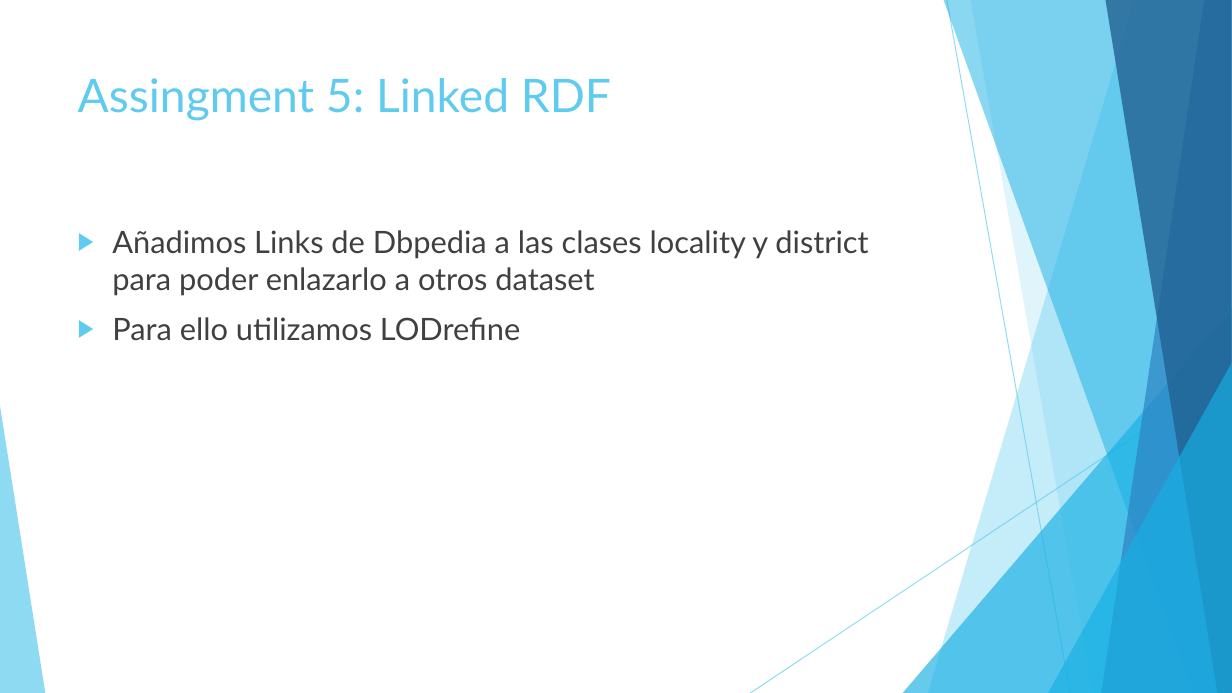
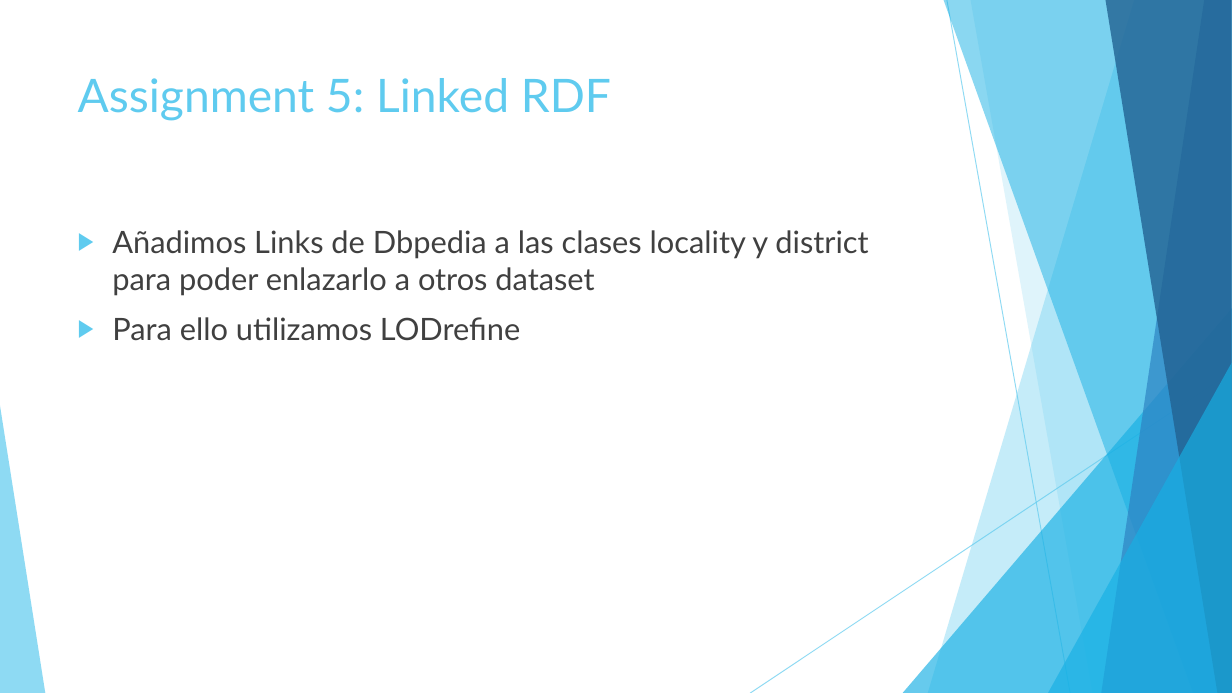
Before and after one commit to FacultadInformatica-LinkedData/Curso2017-2018, a slide deck: slide 6 of HandsOn/Group05/Web semántica G05.pptx. Drawn at 1232x693 pixels with LibreOffice and Linux fonts; fonts in the diff are those of the drawing. Boxes give left, top, right and bottom in pixels: in the first picture for what was removed or moved away, otherwise in the second. Text is boxed around its words. In the diff, an @@ line names an element or a change of style, - is before the commit and + after.

```diff
--- a/HandsOn/Group05/Web semántica G05.pptx
+++ b/HandsOn/Group05/Web semántica G05.pptx
@@ title at [78,78,611,121]: text changed @@
-Assingment 5: Linked RDF
+Assignment 5: Linked RDF
```
Also in this commit, not shown: 4 other slides changed.
